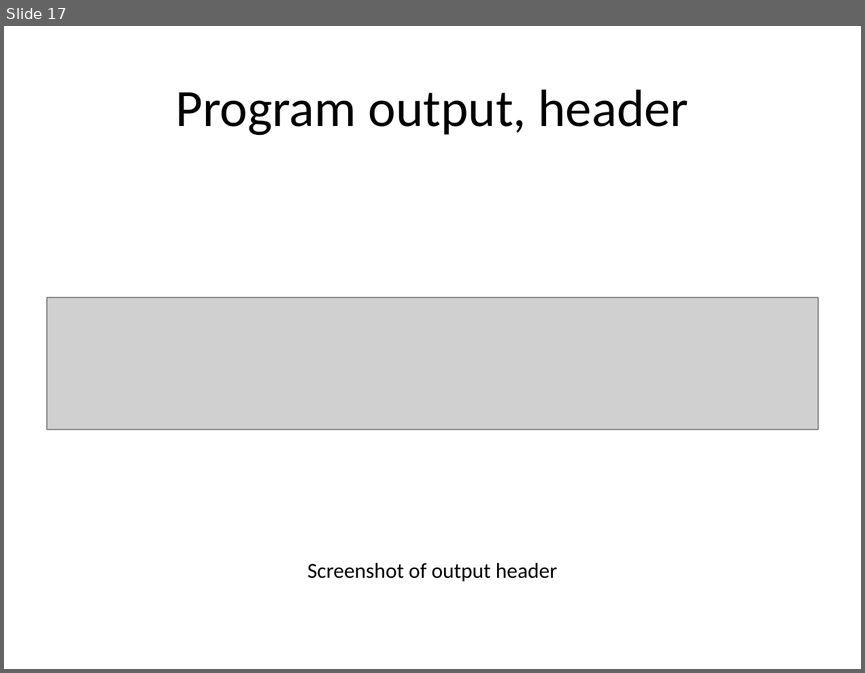
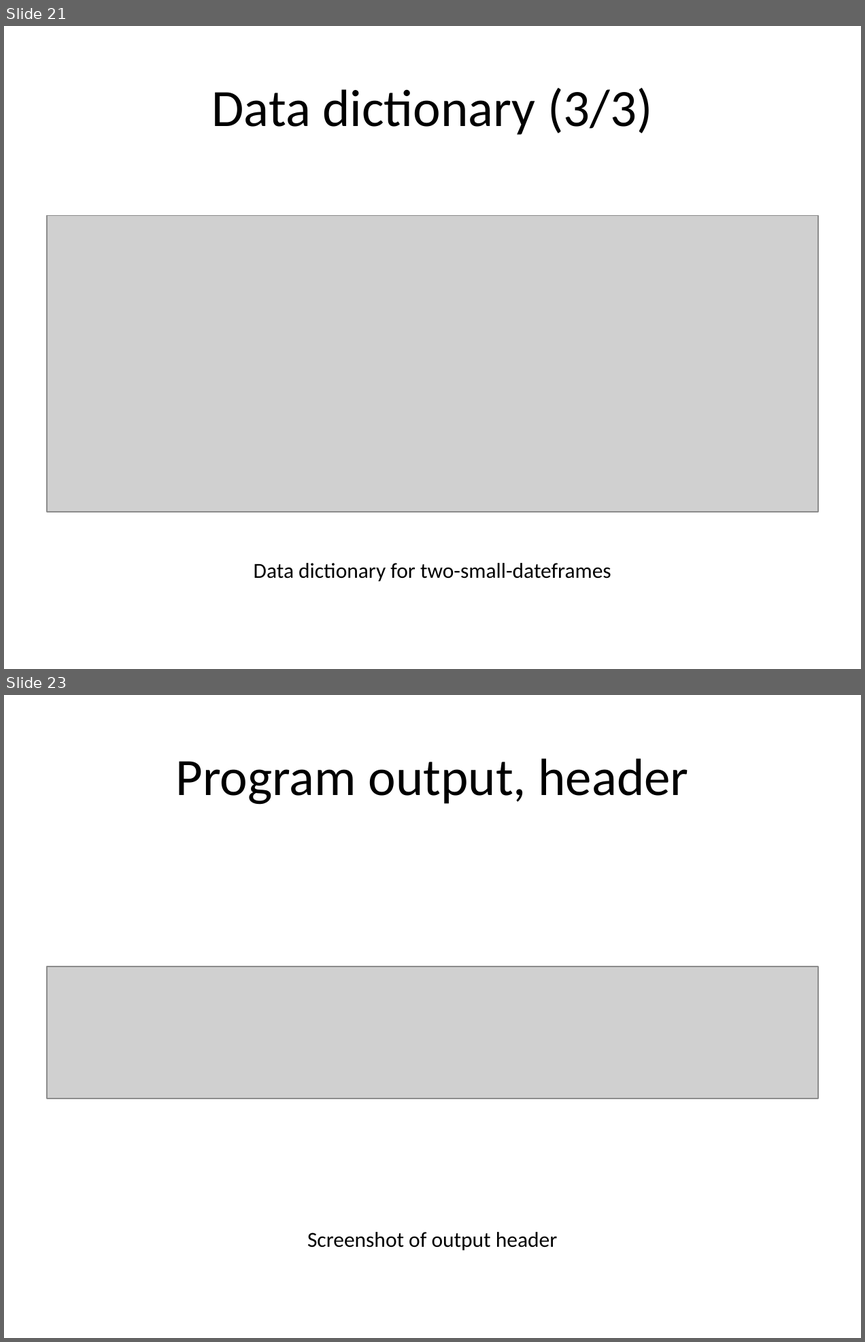
Before and after one commit to pmean/classes, a slide deck: introduction-to-r/results/v01-slides-and-speaker-notes.pptx. Shown one above the other, each under a label of ours: slide 17 before the commit, slides 21 and 23 after it; the slides between them are not shown. The pictures are 865x673 and 865x1342 pixels, drawn with LibreOffice and Linux fonts; fonts in the diff are those of the drawing; grey boxes stand for pictures. Boxes give left, top, right and bottom in pixels: in the first picture for what was removed or moved away, otherwise in the second. Text is boxed around its words. In the diff, an @@ line names an element or a change of style, - is before the commit and + after.

```diff
--- a/introduction-to-r/results/v01-slides-and-speaker-notes.pptx
+++ b/introduction-to-r/results/v01-slides-and-speaker-notes.pptx
@@ slide 21 added at [4,26,861,669], background #FFFFFF @@
@@ title added at [212,88,652,135], 44 pt, text #000000 @@
+Data dictionary (3/3)
@@ picture added at [47,215,818,512] @@
@@ text added at [254,563,611,581], 18 pt, text #000000 @@
+Data dictionary for two-small-dateframes
@@ what was slide 17 is now slide 23 @@
```
Also in this commit, not shown: 13 slides changed, 6 other slides added, 4 other files.
